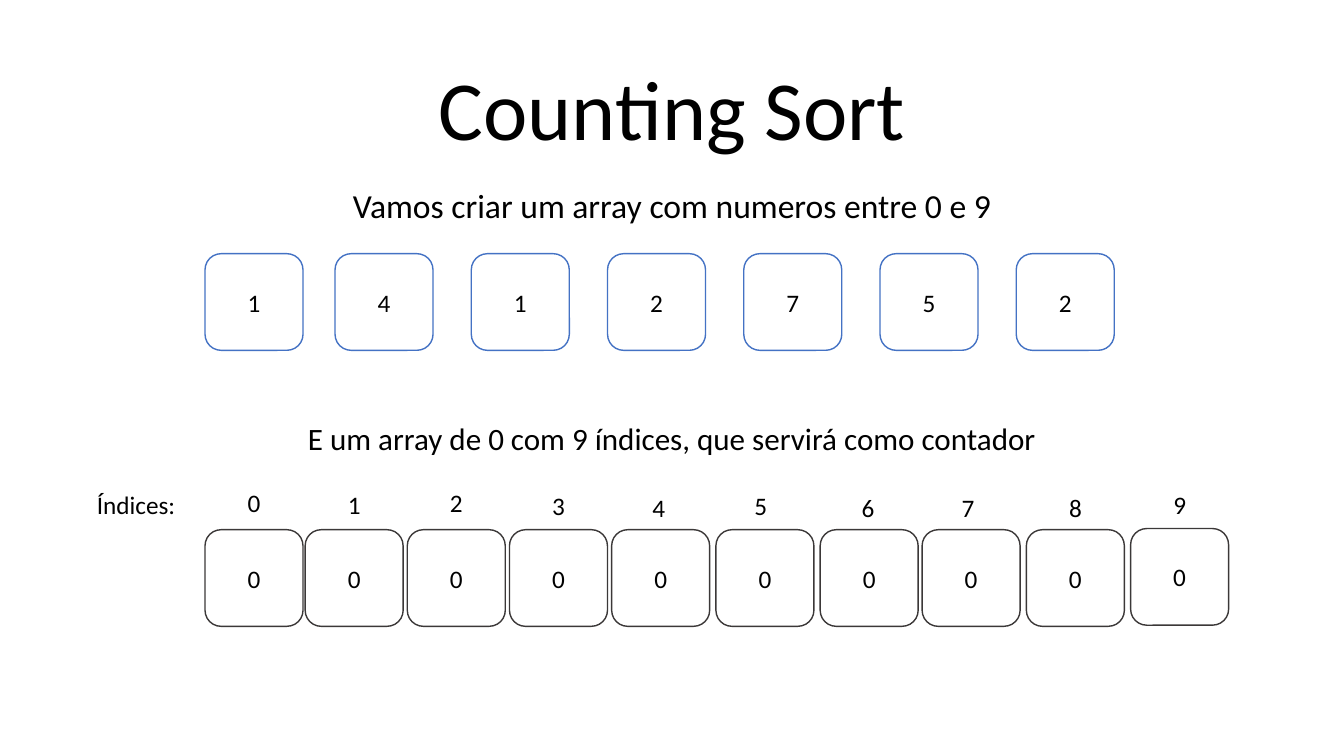
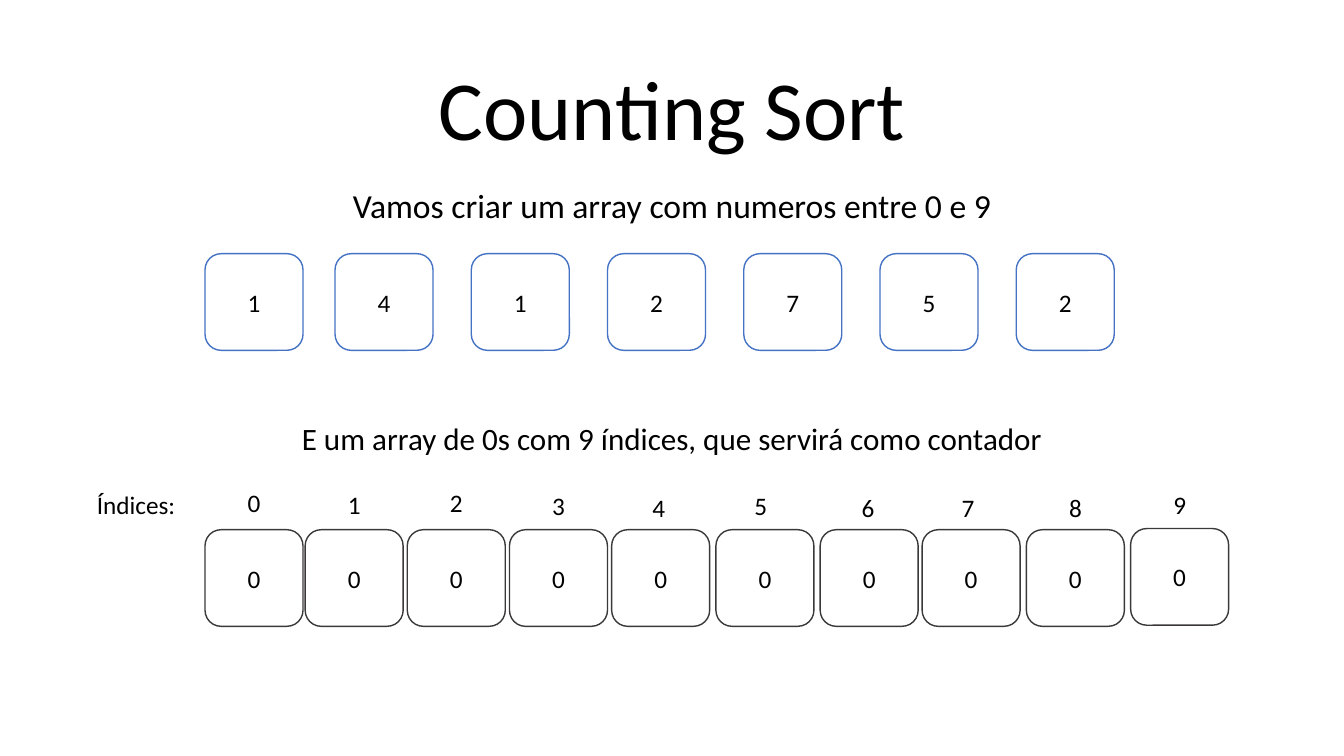
Before and after one commit to netsoncavina/countingSort, a slide deck: slide 7 of Counting Sort - Animação.pptx (slide 4 before the commit). Drawn at 1344x756 pixels with LibreOffice and Linux fonts; fonts in the diff are those of the drawing. Boxes give left, top, right and bottom in pixels: in the first picture for what was removed or moved away, otherwise in the second. Text is boxed around its words. In the diff, an @@ line names an element or a change of style, - is before the commit and + after.

```diff
--- a/Counting Sort - Animação.pptx
+++ b/Counting Sort - Animação.pptx
@@ text at [302, 428, 1042, 455]: text changed @@
-E um array de 0 com 9 índices, que servirá como contador
+E um array de 0s com 9 índices, que servirá como contador
```
Also in this commit, not shown: 12 slides added, 2 other files.
